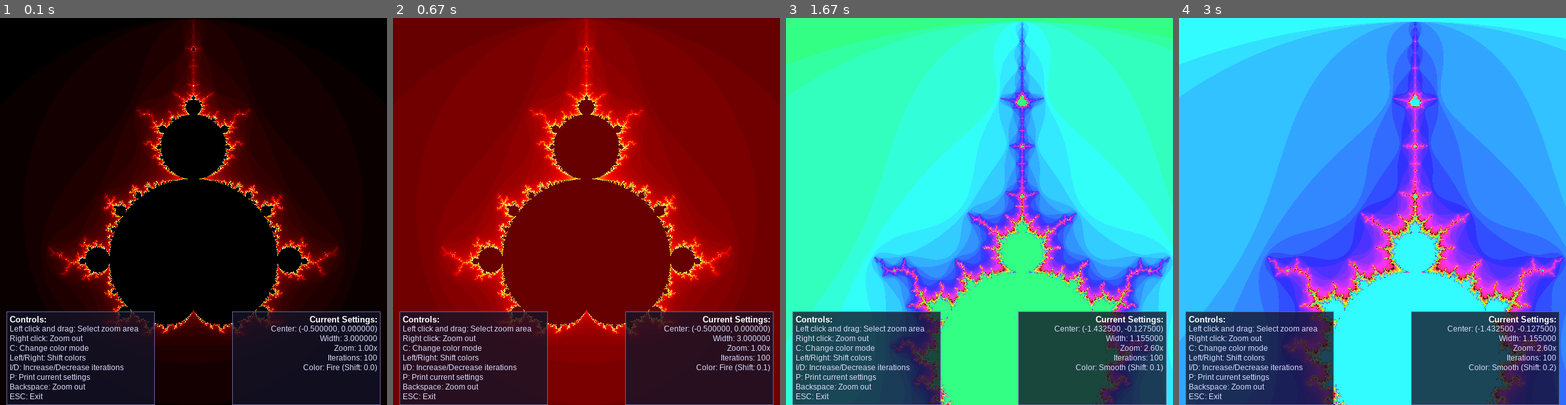
Above: before the commit, frames 1-4 (left to right).
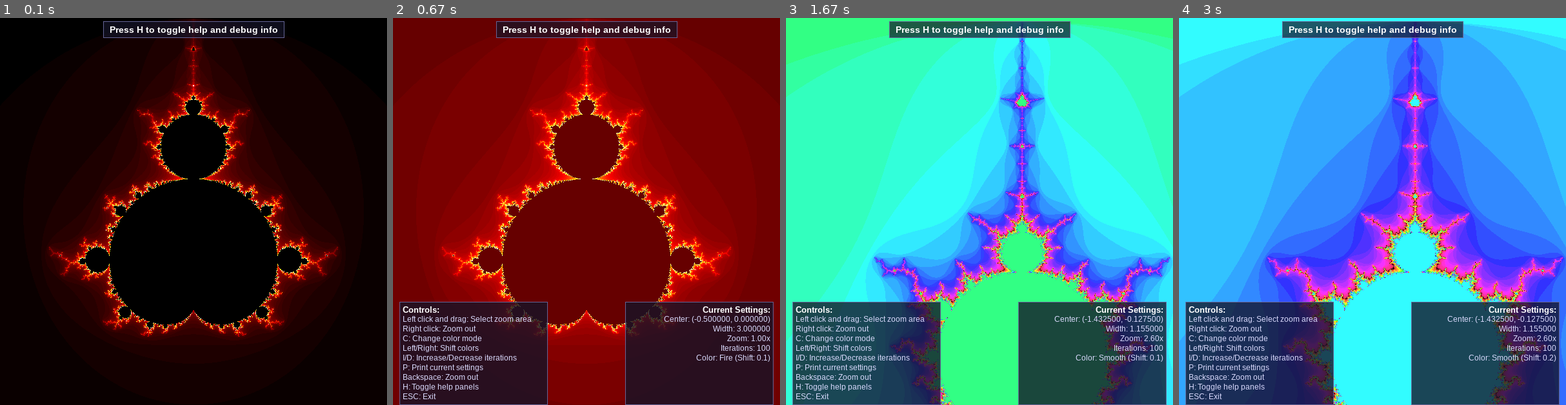
Above: after the commit, the same moments.

Repository: danadrianmirea/python-playground
Game: pygame game, started from mandelbrotViewer.py
The game is run twice, just before and just after one commit, with the same random seed, the same clock (stepped at 60 frames per second) and the same inputs.
Inputs (mouse positions are in pixels of both pictures, inside the frame that each line leads up to):
- Up to frame 1 (0.1 s): no input
- Up to frame 2 (0.67 s): hold H from 0.33 s (still down); hold Right from 0.33 s (still down); move the mouse to (571, 226) at 0.37 s
- Up to frame 3 (1.67 s): release H at 0.8 s; release Right at 0.8 s; press the mouse at (859, 153) at 0.87 s; move the mouse to (859, 226) at 0.97 s; release the mouse at (859, 304) at 1.1 s; tap C at 1.27 s
- Up to frame 4 (3 s): hold Right 1.73-2.2 s; hold Right 2.23-2.85 s; hold Left from 2.88 s (still down)

The runs differ from the first frame. In frame 1, 21% of the frame differs, in the area x 1-99%, y 0-100%; in frame 2, 6.9%; in frame 3, 6.8%; in frame 4, 6.8%.

Commit message:
UI change: default is now to hide the debug info and help

Diff:
--- a/mandelbrotViewer.py
+++ b/mandelbrotViewer.py
@@ -35,6 +35,9 @@
     drawing = False
     start_pos = None
     current_pos = None
+
+    # UI visibility control
+    show_ui_panels = False  # Initially hide the UI panels
 
     # Color palette settings
     color_mode = 2  # 0: Smooth colormap, 1: Classic rainbow, 2: Fire palette
@@ -219,8 +222,36 @@
 
         return rgb_array
 
+    # Add a function to draw the top help message
+    def draw_top_message():
+        """Draw a help message at the top of the screen"""
+        message = "Press H to toggle help and debug info"
+        message_font = pygame.font.SysFont('Arial', 14, bold=True)
+        text_surface = message_font.render(message, True, (255, 255, 255))
+
+        # Create a semi-transparent background
+        text_rect = text_surface.get_rect()
+        text_rect.centerx = WIDTH // 2
+        text_rect.top = 10
+
+        bg_rect = text_rect.inflate(20, 10)
+        bg_surface = pygame.Surface((bg_rect.width, bg_rect.height))
+        bg_surface.set_alpha(180)
+        bg_surface.fill((20, 20, 40))
+
+        # Draw background and text
+        screen.blit(bg_surface, bg_rect)
+        screen.blit(text_surface, text_rect)
+
+        # Add a subtle border
+        pygame.draw.rect(screen, (100, 100, 150), bg_rect, 1)
+
     def draw_ui_panel():
         """Draw UI panels with matching styling"""
+        # If panels are hidden, return immediately
+        if not show_ui_panels:
+            return
+
         # Help panel (left)
         help_texts = [
             "Controls:",
@@ -231,6 +262,7 @@
             "I/D: Increase/Decrease iterations",
             "P: Print current settings",
             "Backspace: Zoom out",
+            "H: Toggle help panels",
             "ESC: Exit"
         ]
 
@@ -317,7 +349,10 @@
         # Display the surface
         screen.blit(base_surface, (0, 0))
 
-        # Draw UI panels (help and settings)
+        # Always draw the top message
+        draw_top_message()
+
+        # Draw UI panels (help and settings) if enabled
         draw_ui_panel()
 
         pygame.display.flip()
@@ -481,7 +516,10 @@
         pygame.draw.line(screen, (255, 255, 0), (int(center_x) - 5, int(center_y)), (int(center_x) + 5, int(center_y)), 1)
         pygame.draw.line(screen, (255, 255, 0), (int(center_x), int(center_y) - 5), (int(center_x), int(center_y) + 5), 1)
 
-        # Draw UI panels
+        # Always draw the top message
+        draw_top_message()
+
+        # Draw UI panels if enabled
         draw_ui_panel()
 
         pygame.display.flip()
@@ -607,6 +645,11 @@
                     print(f"Current settings: x_min={x_min}, x_max={x_max}, y_min={y_min}, y_max={y_max}, max_iter={max_iter}")
                     print(f"Color mode: {color_mode}, Color shift: {color_shift}")
                     print(f"Zoom history depth: {len(zoom_history)}")
+                # Toggle UI panels with H key
+                elif event.key == pygame.K_h:
+                    # Toggle UI visibility without global declaration
+                    globals()['show_ui_panels'] = not show_ui_panels
+                    draw_mandelbrot()
                 # Add escape key to exit
                 elif event.key == pygame.K_ESCAPE:
                     running = False
